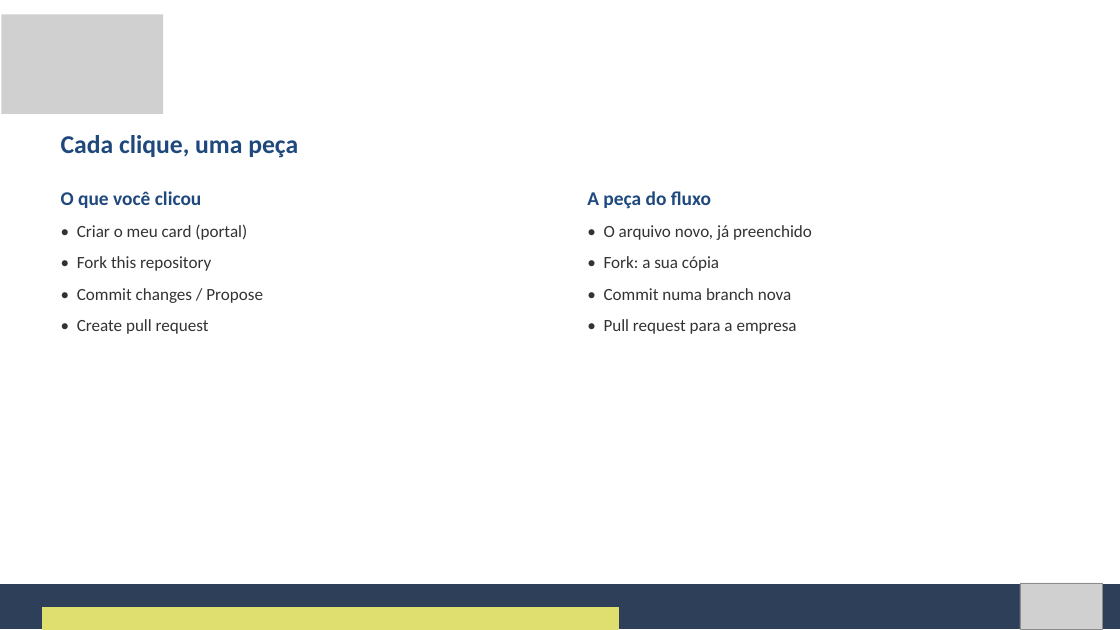
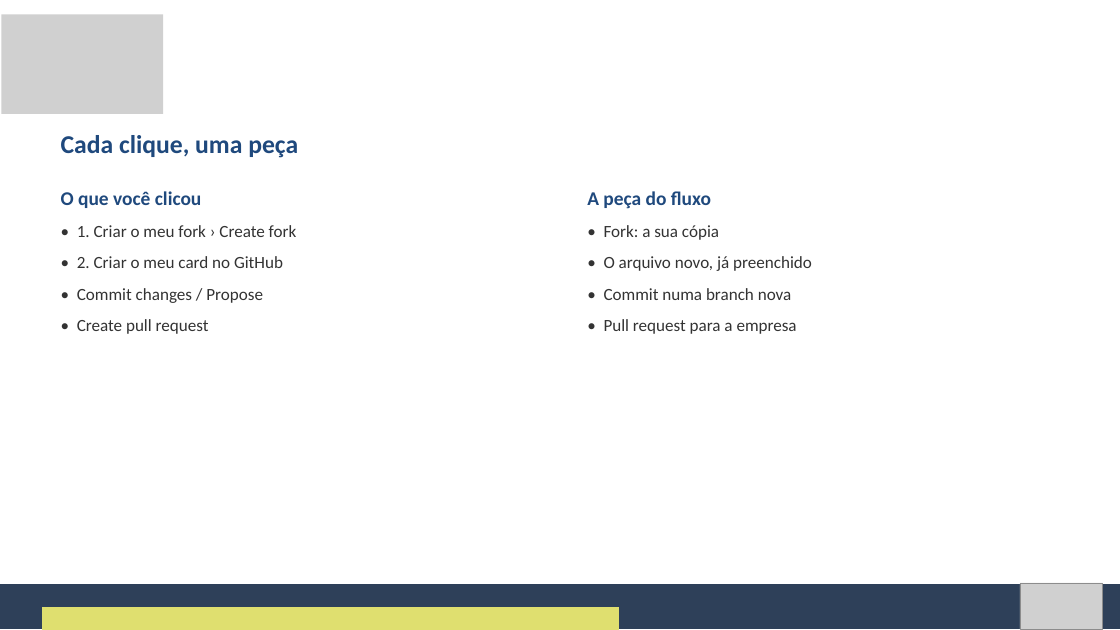
Before and after one commit to Natan20/Curso-Modelagem-De-Sistemas-Material, a slide deck: slide 74 of Aula 13 - 27-10-2026/Aula 13 - Slides.pptx. Drawn at 1120x630 pixels with LibreOffice and Linux fonts; fonts in the diff are those of the drawing; grey boxes stand for pictures. Boxes give left, top, right and bottom in pixels: in the first picture for what was removed or moved away, otherwise in the second. Text is boxed around its words. In the diff, an @@ line names an element or a change of style, - is before the commit and + after.

Commit message:
Aula 13: fork como passo próprio (botão 1 do portal) e aviso de e-mail verificado

```diff
--- a/Aula 13 - 27-10-2026/Aula 13 - Slides.pptx
+++ b/Aula 13 - 27-10-2026/Aula 13 - Slides.pptx
@@ text at box(77, 225, 297, 268): text changed @@
-• Criar o meu card (portal)
-• Fork this repository
+• 1. Criar o meu fork › Create fork
+• 2. Criar o meu card no GitHub
@@ text at box(604, 225, 719, 240): paragraph added @@
+• Fork: a sua cópia
@@ text at box(604, 256, 719, 271): paragraph removed @@
-• Fork: a sua cópia
```
Also in this commit, not shown: 4 other slides changed, 2 other files.
